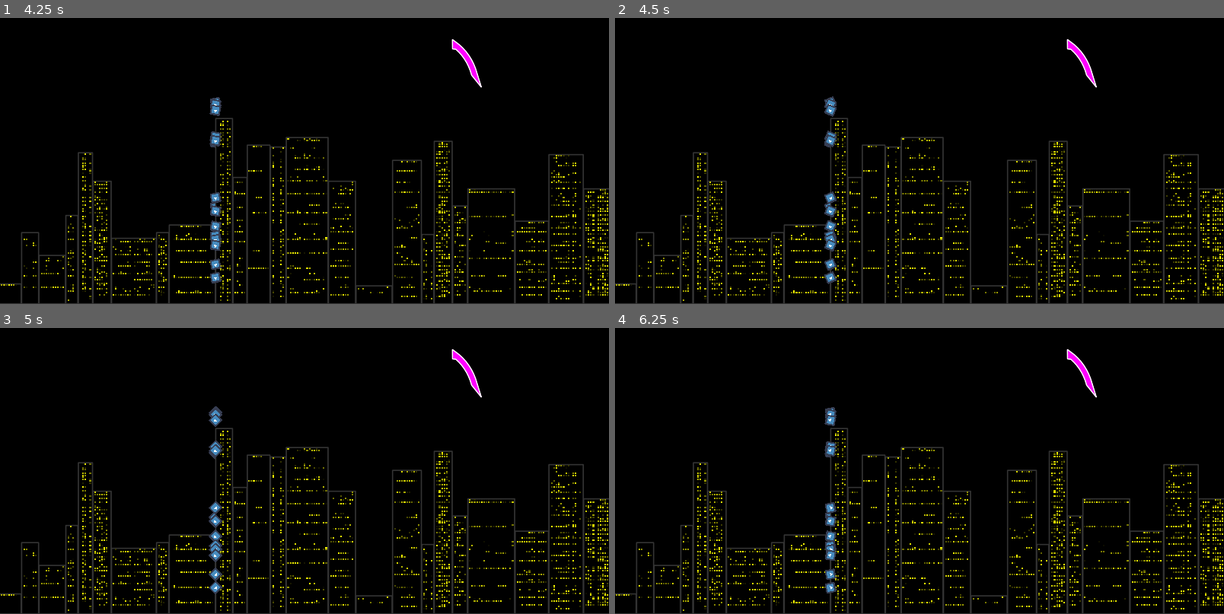
Above: before the commit, frames 1-4 (two rows, left to right).
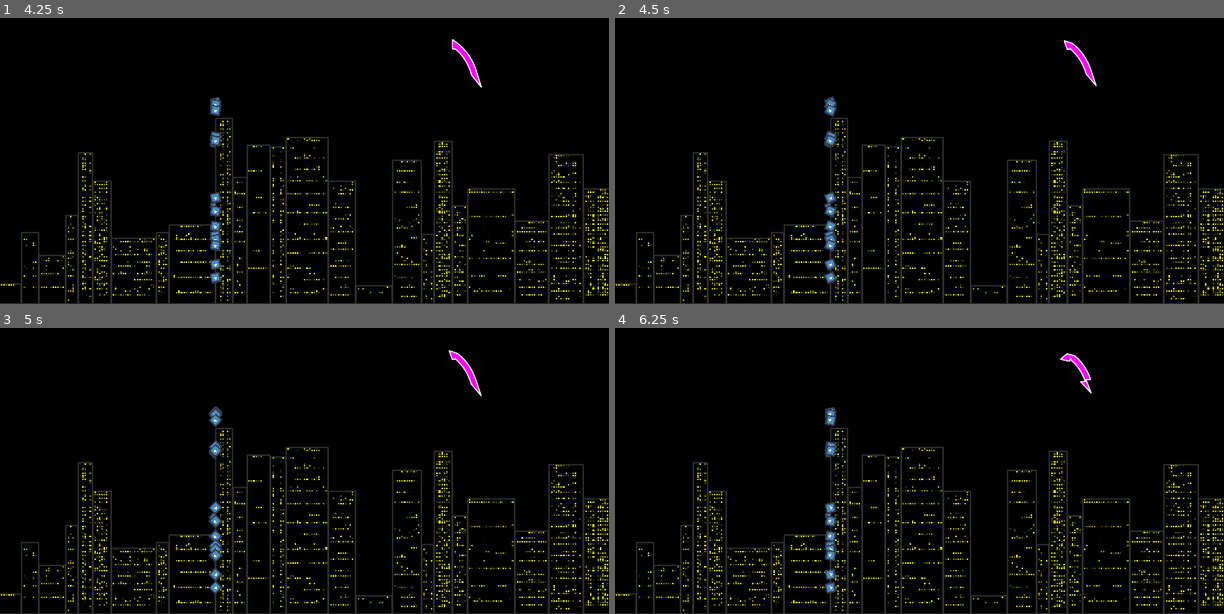
Above: after the commit, the same moments.

Repository: elektito/wyrmsim
Game: Godot game, scene res://World.tscn
Same seed, same stepped clock (60 frames per second), same inputs: the game is played once before the commit and once after it. The engine's default icon, where the game draws it, is replaced by a stand-in: a white triangle on a blue panel in a dark square.
Inputs (mouse positions are in pixels of both pictures, inside the frame that each line leads up to):
- Up to frame 1 (4.25 s): tap Enter at 0.5 s; move the mouse to (438, 115) at 0.52 s; hold W (up) 0.53-1.28 s; tap . (step, bound only after the commit) at 0.6, 1.55, 2.3, 3.05, 3.8 s; move the mouse to (182, 149) at 1.27 s; hold S (down) 1.28-2.03 s; tap N (add_segment) at 1.35 s; move the mouse to (365, 58) at 2.02 s; hold W (up) 2.03-3.53 s; tap D (remove_segment) at 2.1 s; move the mouse to (274, 201) at 2.77 s; tap Mouse wheel up (zoom_in) at 2.85 s; move the mouse to (487, 183) at 3.52 s; hold A (left) from 3.53 s (still down); tap Mouse wheel down (zoom_out) at 3.6 s; tap P (pause) at 4.15 s
- Up to frame 2 (4.5 s): keep holding A (left); move the mouse to (736, 80) at 4.27 s; tap . (step, bound only after the commit) at 4.35 s
- Up to frame 3 (5 s): keep holding A (left)
- Up to frame 4 (6.25 s): move the mouse to (949, 442) at 5.02 s; release A (left) at 5.03 s; hold S (down) 5.03-5.78 s; tap . (step, bound only after the commit) at 5.1, 6.05 s; move the mouse to (828, 356) at 5.77 s; hold W (up) from 5.78 s (still down); tap N (add_segment) at 5.85 s

Frame 1 is identical in both runs. In frame 2, less than 0.1% of the frame differs, in the area x 73-80%, y 7-25%; in frame 3, less than 0.1%; in frame 4, 0.2%.

Commit message:
Add single stepping support

Diff:
--- a/World.gd
+++ b/World.gd
@@ -12,6 +12,7 @@
 var noise = OpenSimplexNoise.new()
 var cur_blockx
 var block_buildings := {}
+var single_stepping := false
 
 
 func _ready():
@@ -34,6 +35,8 @@
 		camera.zoom -= Vector2(0.1, 0.1)
 	if Input.is_action_just_pressed("zoom_out"):
 		camera.zoom += Vector2(0.1, 0.1)
+	if Input.is_action_just_pressed("step") and get_tree().paused:
+		single_step()
 
 
 func _physics_process(delta):
@@ -65,6 +68,12 @@
 			$Wyrm/Segment1.rotate(desired_rotation_speed * delta)
 
 
+func _process(delta):
+	if single_stepping:
+		pause()
+		single_stepping = false
+
+
 func _on_building_generation_timer_timeout():
 	update_buildings()
 
@@ -103,6 +112,11 @@
 		unpause()
 	else:
 		pause()
+
+
+func single_step():
+	unpause()
+	single_stepping =  true
 
 
 func update_buildings():
--- a/project.godot
+++ b/project.godot
@@ -72,6 +72,11 @@
 "events": [ Object(InputEventMouseButton,"resource_local_to_scene":false,"resource_name":"","device":0,"alt":false,"shi …(212 unchanged characters)…
  ]
 }
+step={
+"deadzone": 0.5,
+"events": [ Object(InputEventKey,"resource_local_to_scene":false,"resource_name":"","device":0,"alt":false,"shift":false,"control":false,"meta":false,"command":false,"pressed":false,"scancode":46,"unicode":0,"echo":false,"script":null)
+ ]
+}
 
 [layer_names]
 
